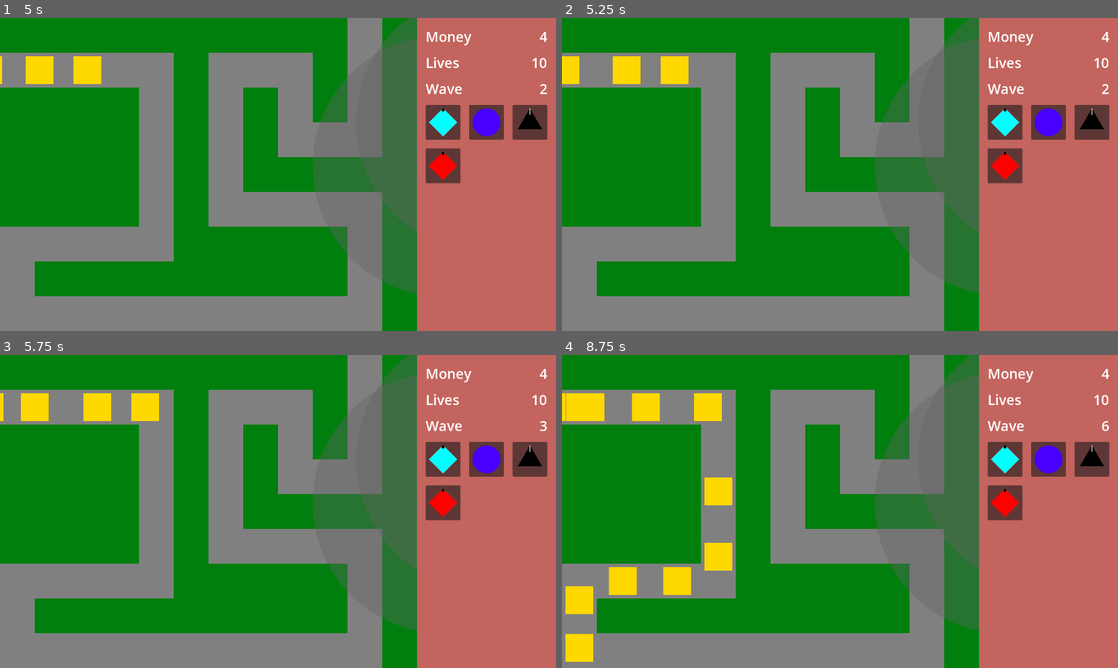
Above: before the commit, frames 1-4 (two rows, left to right).
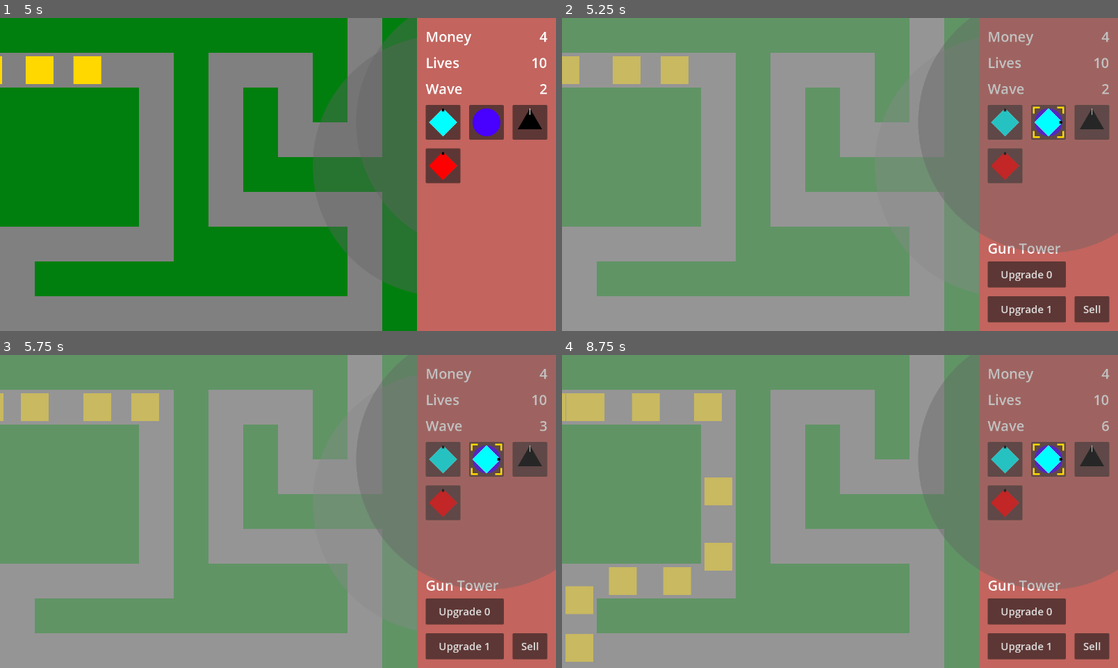
Above: after the commit, the same moments.

Repository: phrasmotica/godot-tower-defence
Game: Godot game, scene res://scenes/game.tscn
The game is run twice, just before and just after one commit, with the same random seed, the same clock (stepped at 60 frames per second) and the same inputs.
Inputs (mouse positions are in pixels of both pictures, inside the frame that each line leads up to):
- Up to frame 1 (5 s): click "Start" at 0.5 s; click (444, 121) at 1.25 s; click (489, 121) at 2 s; click (528, 121) at 2.75 s; click (444, 165) at 3.5 s; tap Enter (ui_accept) at 4.25, 4.52 s; move the mouse to (400, 158) at 4.27 s; hold Shift (fast_forward) from 4.28 s (still down); tap . (next_tower) at 4.35 s; click (400, 158) at 4.42 s
- Up to frame 2 (5.25 s): move the mouse to (728, 190) at 5.02 s; release Shift (fast_forward) at 5.03 s; tap , (previous_tower) at 5.1 s
- Up to frame 3 (5.75 s): tap Enter (ui_accept) at 5.27 s
- Up to frame 4 (8.75 s): move the mouse to (895, 442) at 5.77 s; hold Shift (fast_forward) 5.78-7.28 s; tap . (next_tower) at 5.85, 7.35 s; move the mouse to (812, 574) at 6.52 s; tap , (previous_tower) at 6.6, 8.1 s; click (812, 574) at 6.67 s; tap Enter (ui_accept) at 6.77, 7.52, 8.27 s; move the mouse to (1006, 558) at 7.27 s; move the mouse to (673, 464) at 8.02 s

Frame 1 is identical in both runs. In frame 2, 67% of the frame differs, in the area x 0-100%, y 0-100%; in frame 3, 67%; in frame 4, 70%.
Error before the commit: Trying to assign value of type 'RayCast2D' to a variable of type 'firing_line.gd'. (res://scripts/tower_level_manager.gd:3)

Commit message:
Fix firing line nodes in cannon, gun and slow towers

Diff:
--- a/scenes/cannon_tower.tscn
+++ b/scenes/cannon_tower.tscn
@@ -6,6 +6,7 @@
 [ext_resource type="Script" path="res://scripts/progress_bar.gd" id="4_bn6n1"]
 [ext_resource type="Script" path="res://scripts/tower_level_manager.gd" id="5_3jave"]
 [ext_resource type="PackedScene" uid="uid://djj6tjv3p0qo6" path="res://scenes/tower_level.tscn" id="6_1fwj3"]
+[ext_resource type="PackedScene" uid="uid://b80wrboq0yfrq" path="res://scenes/firing_line.tscn" id="6_ngtcq"]
 [ext_resource type="Texture2D" uid="uid://casbyj0mmo3p6" path="res://assets/sprites/cannon.png" id="7_j030q"]
 [ext_resource type="PackedScene" uid="uid://d04f2klaib01w" path="res://scenes/cannonball.tscn" id="11_m47vg"]
 [ext_resource type="PackedScene" uid="uid://dennk04qdhx0m" path="res://scenes/barrel.tscn" id="12_nqfhp"]
@@ -323,9 +324,7 @@
 script = ExtResource("5_3jave")
 base_level = NodePath("Level0")
 
-[node name="FiringLine" type="RayCast2D" parent="Levels"]
-target_position = Vector2(300, 2.08165e-12)
-collide_with_areas = true
+[node name="FiringLine" parent="Levels" instance=ExtResource("6_ngtcq")]
 
 [node name="EffectArea" type="Area2D" parent="Levels"]
 visible = false
--- a/scenes/gun_tower.tscn
+++ b/scenes/gun_tower.tscn
@@ -9,6 +9,7 @@
 [ext_resource type="PackedScene" uid="uid://djj6tjv3p0qo6" path="res://scenes/tower_level.tscn" id="4_t0fww"]
 [ext_resource type="PackedScene" uid="uid://dkbrkn8ajicyx" path="res://scenes/bullet.tscn" id="5_ikvgn"]
 [ext_resource type="Texture2D" uid="uid://cyvmiovifx22h" path="res://assets/sprites/tower1upgrade2.png" id="5_kp04t"]
+[ext_resource type="PackedScene" uid="uid://b80wrboq0yfrq" path="res://scenes/firing_line.tscn" id="6_dxx5i"]
 [ext_resource type="PackedScene" uid="uid://dennk04qdhx0m" path="res://scenes/barrel.tscn" id="7_mplx0"]
 [ext_resource type="PackedScene" uid="uid://bl4stws58mj3o" path="res://scenes/ricochet_bullet.tscn" id="9_gndbw"]
 
@@ -340,9 +341,7 @@
 script = ExtResource("4_4tss6")
 base_level = NodePath("Level0")
 
-[node name="FiringLine" type="RayCast2D" parent="Levels"]
-target_position = Vector2(300, 2.08165e-12)
-collide_with_areas = true
+[node name="FiringLine" parent="Levels" instance=ExtResource("6_dxx5i")]
 
 [node name="EffectArea" type="Area2D" parent="Levels"]
 visible = false
--- a/scenes/slow_tower.tscn
+++ b/scenes/slow_tower.tscn
@@ -1,10 +1,11 @@
-[gd_scene load_steps=23 format=3 uid="uid://b8qu4bxbhapgl"]
+[gd_scene load_steps=24 format=3 uid="uid://b8qu4bxbhapgl"]
 
 [ext_resource type="Script" path="res://scripts/tower.gd" id="1_c2mwh"]
 [ext_resource type="Texture2D" uid="uid://i2j4kvn0w7q4" path="res://assets/sprites/range.png" id="2_oryv4"]
 [ext_resource type="Texture2D" uid="uid://du6xscvmfx8l8" path="res://assets/sprites/towerselection.png" id="3_c5d30"]
 [ext_resource type="Script" path="res://scripts/progress_bar.gd" id="4_017vf"]
 [ext_resource type="Script" path="res://scripts/tower_level_manager.gd" id="5_t5pdt"]
+[ext_resource type="PackedScene" uid="uid://b80wrboq0yfrq" path="res://scenes/firing_line.tscn" id="6_bxxxn"]
 [ext_resource type="PackedScene" uid="uid://djj6tjv3p0qo6" path="res://scenes/tower_level.tscn" id="6_eu8cm"]
 [ext_resource type="Texture2D" uid="uid://bauh87fo4ohfx" path="res://assets/sprites/slowTower.png" id="7_34jkt"]
 [ext_resource type="PackedScene" uid="uid://cqp50ghosc4oa" path="res://scenes/slow_effect.tscn" id="8_7bdrw"]
@@ -323,11 +324,8 @@
 script = ExtResource("5_t5pdt")
 base_level = NodePath("Level0")
 
-[node name="FiringLine" type="RayCast2D" parent="Levels"]
+[node name="FiringLine" parent="Levels" instance=ExtResource("6_bxxxn")]
 visible = false
-enabled = false
-target_position = Vector2(200, 0)
-collide_with_areas = true
 
 [node name="EffectArea" type="Area2D" parent="Levels"]
 collision_layer = 16
Not shown: 1 places in scenes/cannon_tower.tscn that only renumber resources
Not shown: 1 places in scenes/gun_tower.tscn that only renumber resources
